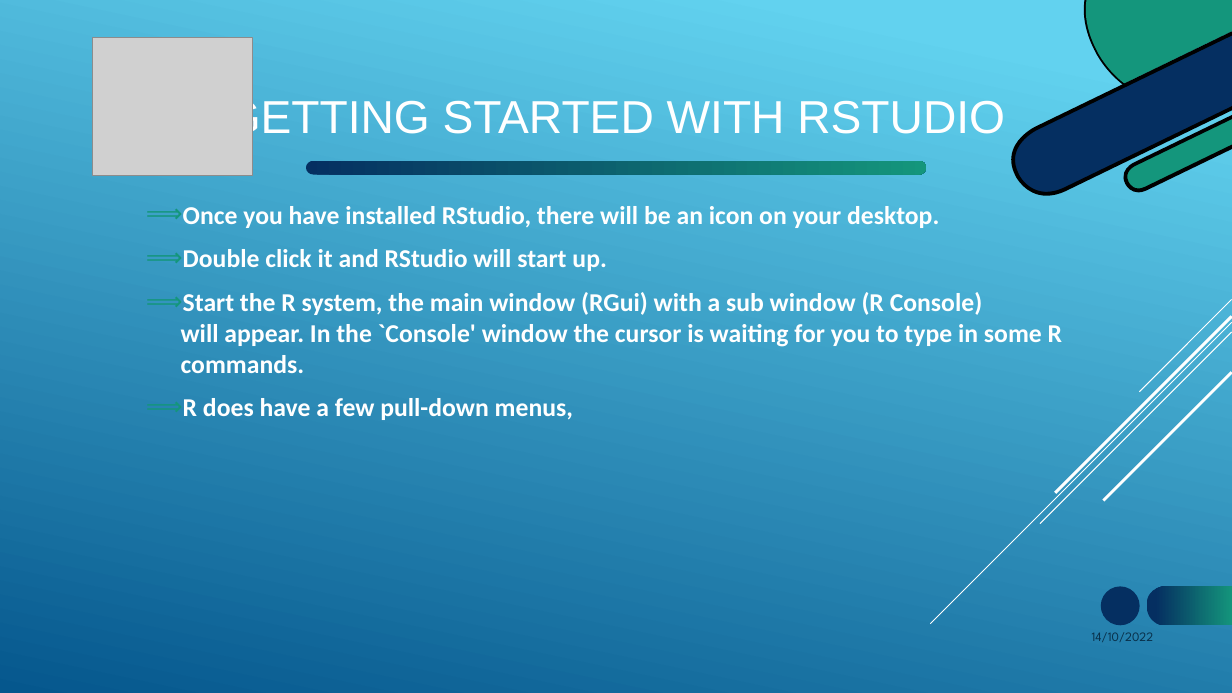
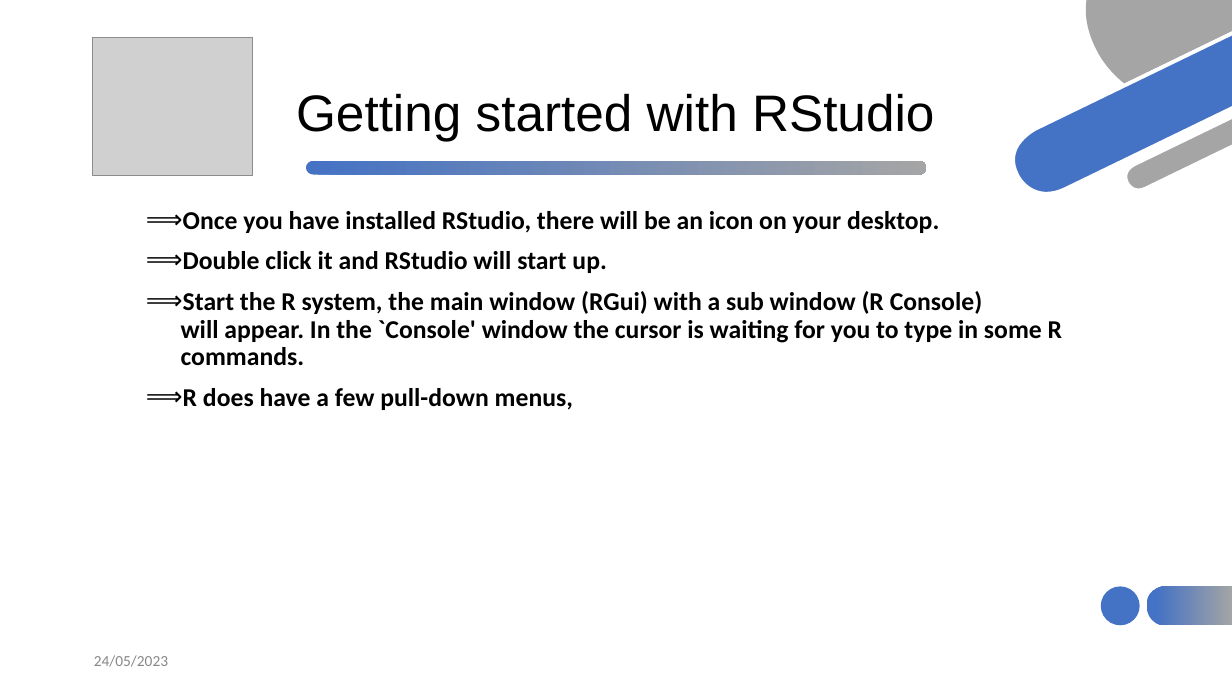
Before and after one commit to HaymanotB/himsite, a slide deck: slide 5 of lecture/RStudio_material.pptx. Drawn at 1232x693 pixels with LibreOffice and Linux fonts; fonts in the diff are those of the drawing; grey boxes stand for pictures. Boxes give left, top, right and bottom in pixels: in the first picture for what was removed or moved away, otherwise in the second. Text is boxed around its words. In the diff, an @@ line names an element or a change of style, - is before the commit and + after.

```diff
--- a/lecture/RStudio_material.pptx
+++ b/lecture/RStudio_material.pptx
@@ background gradient #62D2EF to #05578D to #FFFFFF @@
@@ freeform shape at [1085,0,1232,84]: fill #14967C to #A5A5A5 @@
@@ fill #000000 to #FFFFFF in 3 elements at [1083,0,1231,101], [1123,114,1232,192], [1011,30,1232,196] @@
@@ freeform shape at [1013,32,1232,193]: fill #052F61 to #4472C4 @@
@@ title at [296,93,934,141]: text changed; size 36 to 40 pt; text colour #FFFFFF to #000000 @@
-GETTING STARTED WITH RSTUDIO
+Getting started with RStudio
@@ freeform shape at [1125,116,1232,190]: fill #14967C to #A5A5A5 @@
@@ freeform shape at [305,160,927,176]: fill gradient #052F61 to #14967C to gradient #4472C4 to #A5A5A5 @@
@@ text "Once you have installed RStudio, ..." at [181,211,1062,410]: text colour #FFFFFF to #000000; line spacing 1 to 0.9; bullet colour #FFFFFF to #000000; vertical alignment middle to top @@
@@ group removed at [931,299,1232,624]: 5 lines @@
@@ ellipse at [1101,587,1140,626]: fill #052F61 to #4472C4 @@
@@ freeform shape at [1146,585,1232,627]: fill gradient #052F61 to #14967C to gradient #4472C4 to #A5A5A5 @@
@@ text added at [94,655,168,667], 12 pt, text #888888 @@
+24/05/2023
@@ text removed at [1092,632,1154,642] @@
-14/10/2022
```
Also in this commit, not shown: 30 other slides changed, 1 slide added, 4 other files.
